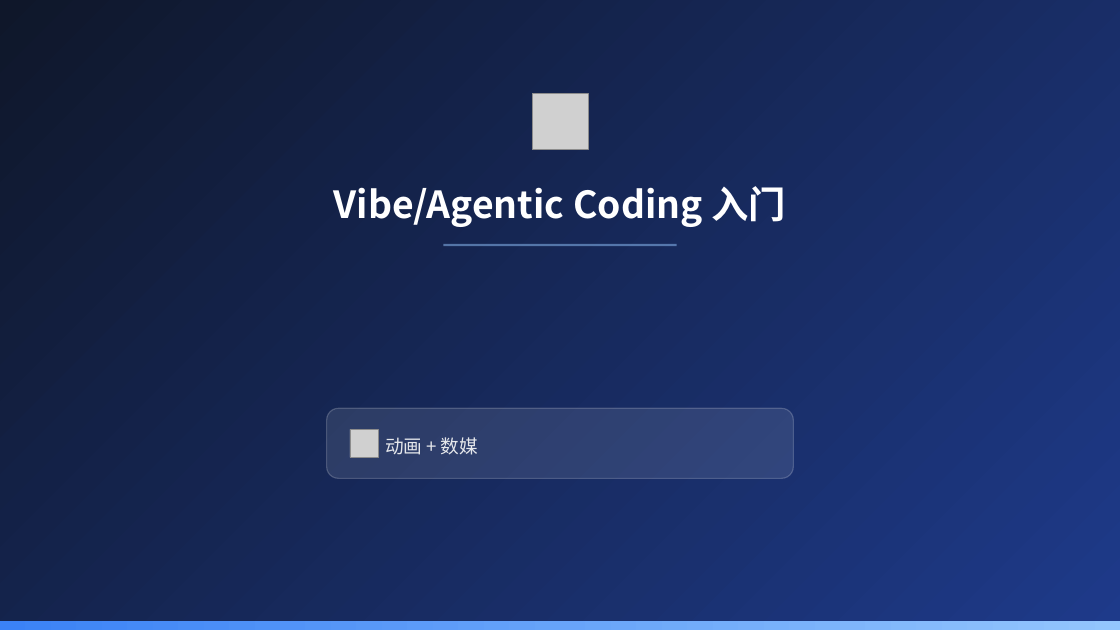
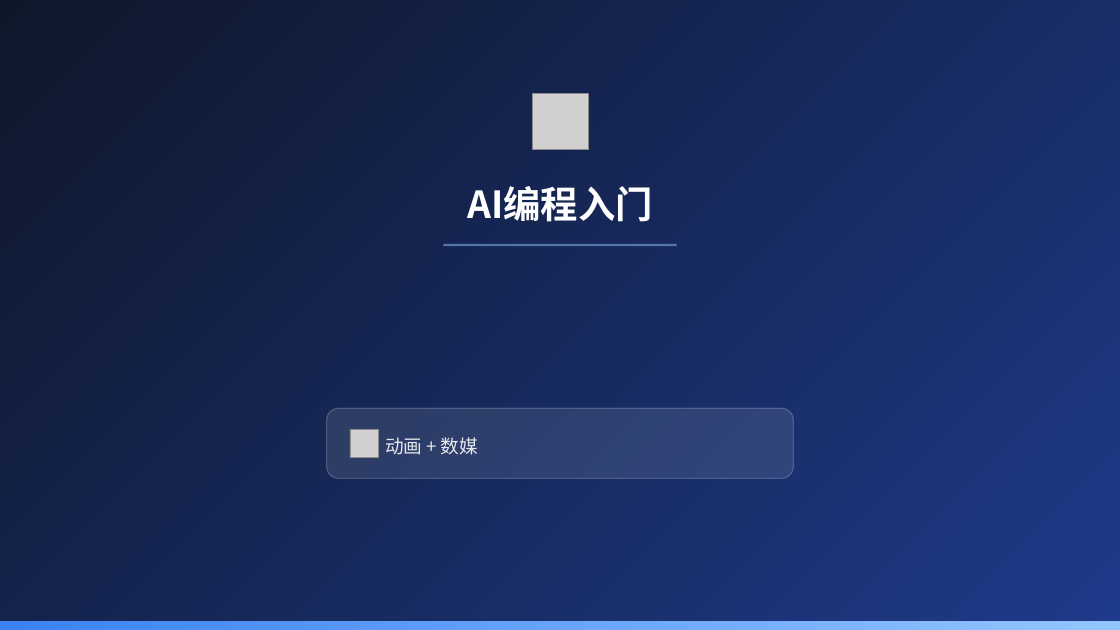
Before and after one commit to lolorzlol/Trae-UnityConfig-With-Tutorial, a slide deck: slide 1 of Tutorial-0/Vibe_Agentic Coding 课程PPT.pptx. Drawn at 1120x630 pixels with LibreOffice and Linux fonts; fonts in the diff are those of the drawing; grey boxes stand for pictures. Boxes give left, top, right and bottom in pixels: in the first picture for what was removed or moved away, otherwise in the second. Text is boxed around its words. In the diff, an @@ line names an element or a change of style, - is before the commit and + after.

```diff
--- a/Tutorial-0/Vibe_Agentic Coding 课程PPT.pptx
+++ b/Tutorial-0/Vibe_Agentic Coding 课程PPT.pptx
@@ text at [467, 186, 653, 222]: text changed @@
-Vibe/Agentic Coding 入门
+AI编程入门
```
Also in this commit, not shown: 1 other slide changed, 1 slide added.
